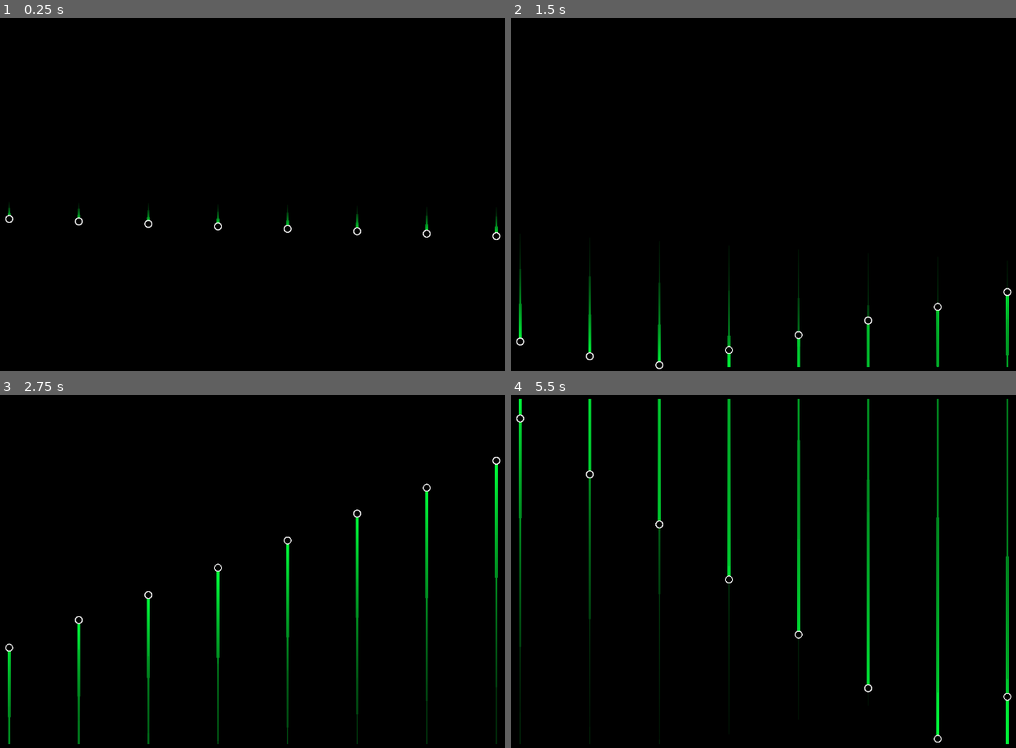
Above: before the commit, frames 1-4 (two rows, left to right).
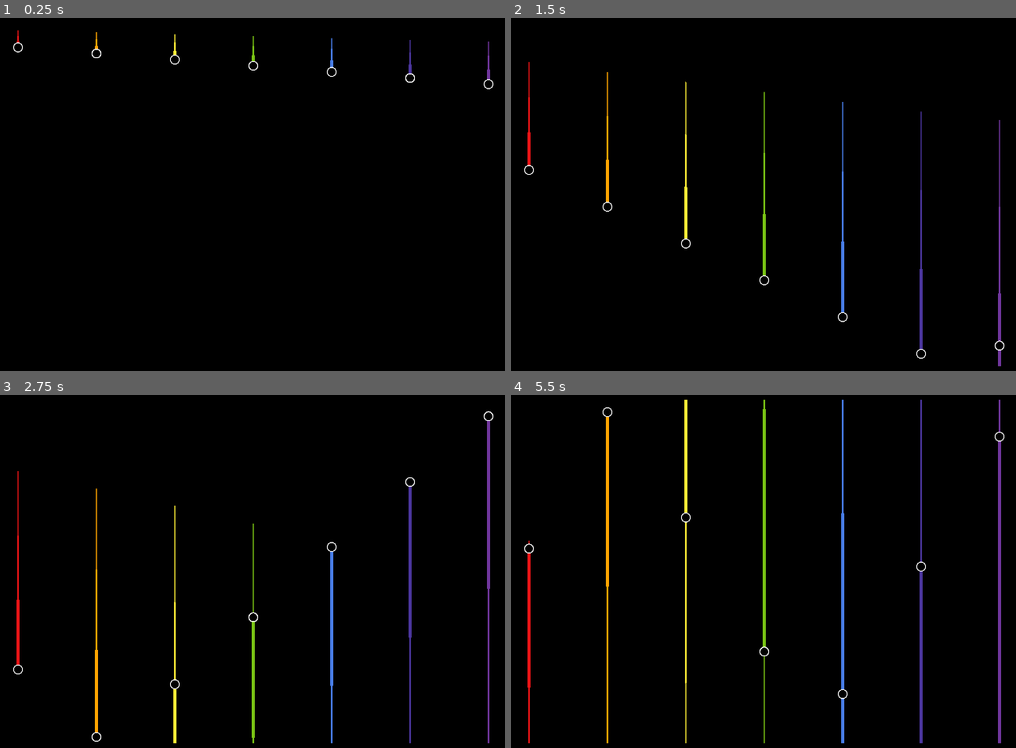
Above: after the commit, the same moments.

Repository: patrickmblack/satisfying-bounces
Game: Godot game, scene res://main.tscn
The game is run twice, just before and just after one commit, with the same random seed, the same clock (stepped at 60 frames per second) and the same inputs.
Inputs:
- Up to frame 1 (0.25 s): no input
- Up to frame 2 (1.5 s): tap Enter (ui_accept) at 0.5, 0.77 s; hold Right (ui_right) from 0.53 s (still down)
- Up to frame 3 (2.75 s): tap Enter (ui_accept) at 1.52 s; release Right (ui_right) at 2.03 s; hold Left (ui_left) from 2.03 s (still down)
- Up to frame 4 (5.5 s): release Left (ui_left) at 2.78 s; hold Right (ui_right) 2.78-4.28 s; tap Enter (ui_accept) at 3.02, 3.77, 4.52 s; hold Left (ui_left) 4.28-5.03 s; hold Right (ui_right) from 5.03 s (still down)

The runs differ from the first frame. In frame 1, 0.6% of the frame differs, in the area x 1-100%, y 3-63%; in frame 2, 2.7%; in frame 3, 4.6%; in frame 4, 7.0%, in the area x 1-100%, y 1-99%.

Commit message:
Add trail color to parent ball
Trail color can not be changed by parent ball. Either color picker
or in code.
Signed-off-by: Patrick Black <50429647+patrickmblack@users.noreply.github.com>

Diff:
--- a/ball_by_code.gd
+++ b/ball_by_code.gd
@@ -1,11 +1,13 @@
 extends Node2D
 
 @export var speed = 100
-@export var radius = 8
+@export var radius = 10
 @export var speed_increment = 12.5
 @export var radius_increment = 1
 @export var random_deflect = 0.5
 @export var velocity = Vector2(5, 2)
+@export var trail_color: Color
+@onready var trail_fade = $trail_fade
 
 
 var screen_size
@@ -13,6 +15,7 @@
 
 func _ready():
 	screen_size = get_viewport_rect().size
+	trail_fade.default_color = trail_color
 
 
 func _draw():
--- a/ball_by_code.tscn
+++ b/ball_by_code.tscn
@@ -1,22 +1,16 @@
-[gd_scene load_steps=5 format=3 uid="uid://cgqbbo1ebs15c"]
+[gd_scene load_steps=4 format=3 uid="uid://cgqbbo1ebs15c"]
 
 [ext_resource type="Script" path="res://ball_by_code.gd" id="1_us07e"]
 [ext_resource type="PackedScene" uid="uid://bmb327fj1k8sa" path="res://trail_fade.tscn" id="2_n3lnu"]
 
-[sub_resource type="Curve" id="Curve_mk5ql"]
+[sub_resource type="Curve" id="Curve_d03b0"]
 _data = [Vector2(0, 1), 0.0, 0.0, 0, 0, Vector2(1, 0), 0.0, 0.0, 0, 0]
 point_count = 2
-
-[sub_resource type="Gradient" id="Gradient_g6gua"]
-colors = PackedColorArray(0, 1, 0.233333, 1, 0, 0, 0, 0)
 
 [node name="ball_by_code" type="Node2D"]
 script = ExtResource("1_us07e")
 
 [node name="trail_fade" parent="." instance=ExtResource("2_n3lnu")]
-show_behind_parent = true
-top_level = true
 width = 6.0
-width_curve = SubResource("Curve_mk5ql")
-gradient = SubResource("Gradient_g6gua")
+width_curve = SubResource("Curve_d03b0")
 MAX_LENGTH = 500
--- a/main.tscn
+++ b/main.tscn
@@ -31,9 +31,10 @@
 [node name="ball_by_code" parent="." instance=ExtResource("2_h5gn1")]
 z_index = 3
 y_sort_enabled = true
-position = Vector2(142, 360)
+position = Vector2(160, 10)
 speed_increment = 0.0
 velocity = Vector2(0, 2)
+trail_color = Color(0.909804, 0.0784314, 0.0862745, 1)
 
 [node name="note" type="AudioStreamPlayer2D" parent="ball_by_code"]
 stream = SubResource("AudioStreamRandomizer_33yo8")
@@ -42,10 +43,11 @@
 [node name="ball_by_code2" parent="." instance=ExtResource("2_h5gn1")]
 z_index = 3
 y_sort_enabled = true
-position = Vector2(284, 360)
-speed = 110
+position = Vector2(320, 10)
+speed = 125
 speed_increment = 0.0
 velocity = Vector2(0, 2)
+trail_color = Color(1, 0.647059, 0, 1)
 
 [node name="note" type="AudioStreamPlayer2D" parent="ball_by_code2"]
 stream = SubResource("AudioStreamRandomizer_33yo8")
@@ -54,10 +56,11 @@
 [node name="ball_by_code3" parent="." instance=ExtResource("2_h5gn1")]
 z_index = 3
 y_sort_enabled = true
-position = Vector2(426, 360)
-speed = 120
+position = Vector2(480, 10)
+speed = 150
 speed_increment = 0.0
 velocity = Vector2(0, 2)
+trail_color = Color(0.980392, 0.921569, 0.211765, 1)
 
 [node name="note" type="AudioStreamPlayer2D" parent="ball_by_code3"]
 stream = SubResource("AudioStreamRandomizer_33yo8")
@@ -66,10 +69,11 @@
 [node name="ball_by_code4" parent="." instance=ExtResource("2_h5gn1")]
 z_index = 3
 y_sort_enabled = true
-position = Vector2(568, 360)
-speed = 130
+position = Vector2(640, 10)
+speed = 175
 speed_increment = 0.0
 velocity = Vector2(0, 2)
+trail_color = Color(0.47451, 0.764706, 0.0784314, 1)
 
 [node name="note" type="AudioStreamPlayer2D" parent="ball_by_code4"]
 stream = SubResource("AudioStreamRandomizer_33yo8")
@@ -78,10 +82,11 @@
 [node name="ball_by_code5" parent="." instance=ExtResource("2_h5gn1")]
 z_index = 3
 y_sort_enabled = true
-position = Vector2(710, 360)
-speed = 140
+position = Vector2(800, 10)
+speed = 200
 speed_increment = 0.0
 velocity = Vector2(0, 2)
+trail_color = Color(0.282353, 0.490196, 0.905882, 1)
 
 [node name="note" type="AudioStreamPlayer2D" parent="ball_by_code5"]
 stream = SubResource("AudioStreamRandomizer_33yo8")
@@ -90,10 +95,11 @@
 [node name="ball_by_code6" parent="." instance=ExtResource("2_h5gn1")]
 z_index = 3
 y_sort_enabled = true
-position = Vector2(852, 360)
-speed = 150
+position = Vector2(960, 10)
+speed = 225
 speed_increment = 0.0
 velocity = Vector2(0, 2)
+trail_color = Color(0.294118, 0.211765, 0.615686, 1)
 
 [node name="note" type="AudioStreamPlayer2D" parent="ball_by_code6"]
 stream = SubResource("AudioStreamRandomizer_33yo8")
@@ -102,23 +108,12 @@
 [node name="ball_by_code7" parent="." instance=ExtResource("2_h5gn1")]
 z_index = 3
 y_sort_enabled = true
-position = Vector2(994, 360)
-speed = 160
+position = Vector2(1120, 10)
+speed = 250
 speed_increment = 0.0
 velocity = Vector2(0, 2)
+trail_color = Color(0.439216, 0.211765, 0.615686, 1)
 
 [node name="note" type="AudioStreamPlayer2D" parent="ball_by_code7"]
 stream = SubResource("AudioStreamRandomizer_33yo8")
 max_polyphony = 50
-
-[node name="ball_by_code8" parent="." instance=ExtResource("2_h5gn1")]
-z_index = 3
-y_sort_enabled = true
-position = Vector2(1136, 360)
-speed = 170
-speed_increment = 0.0
-velocity = Vector2(0, 2)
-
-[node name="note" type="AudioStreamPlayer2D" parent="ball_by_code8"]
-stream = SubResource("AudioStreamRandomizer_33yo8")
-max_polyphony = 50
--- a/trail_fade.tscn
+++ b/trail_fade.tscn
@@ -3,5 +3,8 @@
 [ext_resource type="Script" path="res://trail_fade.gd" id="1_ouxhr"]
 
 [node name="trail_fade" type="Line2D"]
+show_behind_parent = true
+top_level = true
+z_index = -1
 script = ExtResource("1_ouxhr")
 MAX_LENGTH = 50
